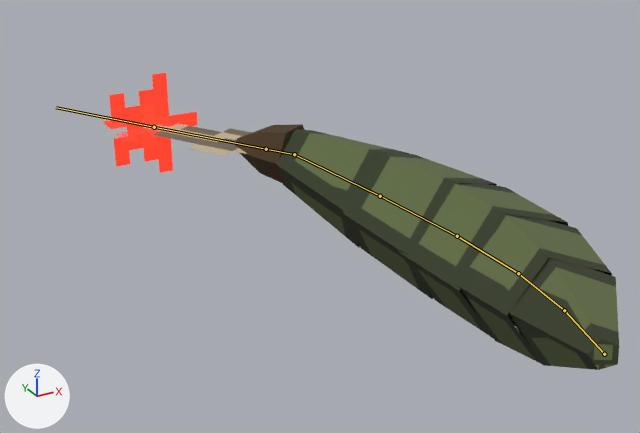
The glTF model to-rust-as-we-fall/resources/models/fauna/toxo.gltf as it was, and as the next commit left it.
Rendered twice from a 50 mm lens placed at (-0.565, -0.717, 0.543), pointed at (-0.086, 0.154, 0.108). The axes (+X, +Y, +Z) are drawn at lower left. The lights are the same throughout. The first picture is the older version. The bones that bend it are drawn over the model as lines.

Names of what the first picture shows: 'ToxoRigged'.
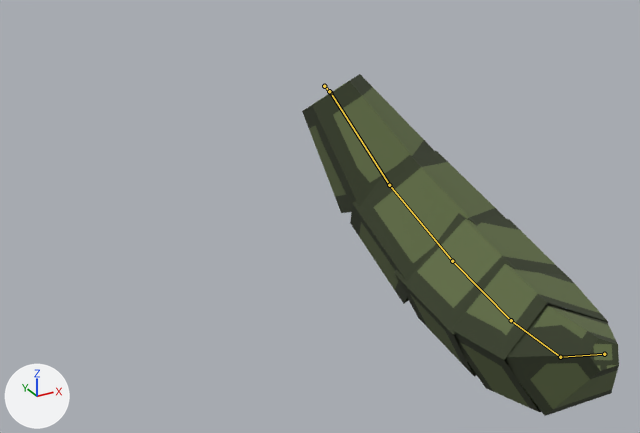
The newer file adds an action. The first version stands in its rest pose; the second is drawn at frame 32 of the action 'toxo_curl'.

Pixel boxes [x1, y1, x2, y2] of what changed, in the pictures (640 x 433 px):
'ToxoRigged', posed
    before: [102, 73, 619, 370]
    after: [302, 74, 619, 416]
bone 'body_0', root to tip
    before: (604, 354) to (564, 310)
    after: (604, 354) to (560, 357)
bone 'body_1', root to tip
    before: (564, 310) to (518, 273)
    after: (560, 357) to (511, 320)
bone 'body_2', root to tip
    before: (518, 273) to (457, 236)
    after: (511, 320) to (452, 261)
bone 'body_3', root to tip
    before: (457, 236) to (380, 196)
    after: (452, 261) to (389, 185)
bone 'body_4', root to tip
    before: (380, 196) to (294, 154)
    after: (389, 185) to (330, 92)
bone 'conoid_0', root to tip
    before: (294, 154) to (266, 149)
    after: (330, 92) to (329, 91)
bone 'pierce_0', root to tip
    before: (154, 127) to (56, 107)
    after: (324, 86) to (324, 86)

The edits, one by one:
Bone 'body_0' (bone_body_0) turns from (0, 0, 0) to (-19, 0, 3) degrees about its own x, y and z.
Bone 'body_1' (bone_body_1) turns from (0, 0, 0) to (16, 0, 0) degrees about its own x, y and z.
Bone 'body_2' (bone_body_2) turns from (0, 0, 0) to (15, 0, 0) degrees about its own x, y and z.
Bone 'body_3' (bone_body_3) turns from (0, 0, 0) to (14, 0, 0) degrees about its own x, y and z.
Bone 'body_4' (bone_body_4) turns from (0, 0, 0) to (13, 0, 0) degrees about its own x, y and z.
Bone 'conoid_0' (bone_conoid_0) is rescaled from (1.0, 1.0, 1.0) to (0.05, 0.05, 0.05).
Bone 'pierce_0' (bone_pierce_0) is rescaled from (1.0, 1.0, 1.0) to (0.0, 0.0, 0.0).
